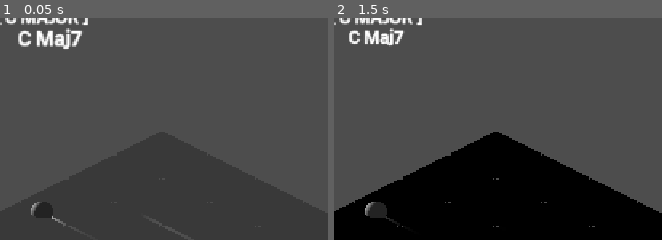
Above: before the commit, frames 1-2 (left to right).
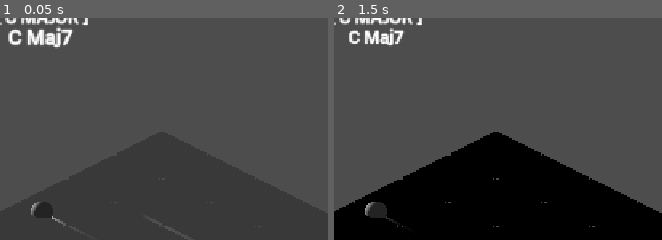
Above: after the commit, the same moments.

Repository: fruitshoo/eartrainer
Game: Godot game, scene res://scenes/main/main.tscn
The game is run twice, just before and just after one commit, with the same random seed, the same clock (stepped at 60 frames per second) and the same inputs. The project has no main scene, so this scene is started directly.
Inputs:
- Up to frame 1 (0.05 s): no input
- Up to frame 2 (1.5 s): click "Play" at 0.5 s; click "slot 1" at 1.25 s
The pictures show only the part of the screen within x 33-83%, y 4-54%; the shares and areas given below are measured in that part.

The runs differ from the first frame. In frame 1, 1.2% of the frame differs, in the area x 2-25%, y 3-14%; in frame 2, nothing differs.
Error in both runs: Invalid access to property or key 'last_string' on a base object of type 'Nil'. (res://scenes/player/player.gd:30)

Commit message:
refactor: enhance jazz billboard with centered pivot, sequencer data source, and fade effects

Diff:
--- a/ui/hud/hud_manager.gd
+++ b/ui/hud/hud_manager.gd
@@ -13,6 +13,7 @@
 # ============================================================
 var _last_chord_text: String = ""
 var _chord_tween: Tween = null
+var _is_animating: bool = false
 
 # ============================================================
 # LIFECYCLE
@@ -20,7 +21,12 @@
 func _ready() -> void:
 	GameManager.settings_changed.connect(_update_display)
 	EventBus.beat_pulsed.connect(_on_beat_pulsed)
+	EventBus.bar_changed.connect(_on_bar_changed)
 	_setup_visual_style()
+	call_deferred("_delayed_setup")
+
+func _delayed_setup() -> void:
+	await get_tree().process_frame
 	_update_display()
 
 # ============================================================
@@ -28,6 +34,9 @@
 # ============================================================
 func _setup_visual_style() -> void:
 	if chord_label:
+		# 피벗을 중앙으로 설정 (애니메이션이 중앙에서 커지도록)
+		chord_label.pivot_offset = chord_label.size / 2.0
+
 		# 글로우 효과를 위한 설정
 		chord_label.add_theme_color_override("font_color", Color(1.0, 0.9, 0.4))
 		chord_label.add_theme_color_override("font_shadow_color", Color(1.0, 0.6, 0.2, 0.5))
@@ -46,19 +55,31 @@
 	var mode_name := "MAJOR" if GameManager.current_mode == MusicTheory.ScaleMode.MAJOR else "MINOR"
 	key_label.text = "[ %s %s ]" % [key_name, mode_name]
 
-	# 코드 표시 (시퀀서 재생 중이면 시퀀서 코드 우선)
-	var chord_root: int
-	var chord_type: String
+	# 코드 표시
+	var chord_root: int = GameManager.current_chord_root
+	var chord_type: String = GameManager.current_chord_type
 
+	# 시퀀서 재생 중이면 현재 슬롯 데이터 사용
 	if EventBus.is_sequencer_playing:
-		chord_root = GameManager.current_chord_root
-		chord_type = GameManager.current_chord_type
+		var sequencer = get_tree().get_first_node_in_group("sequencer")
+		if sequencer:
+			var slot_data = ProgressionManager.get_slot(sequencer.current_step)
+			if slot_data:
+				chord_root = slot_data.root
+				chord_type = slot_data.type
+
+	# 빈 코드 처리
+	if chord_type.is_empty():
+		_fade_out_chord_label()
+		return
 	else:
-		chord_root = GameManager.current_chord_root
-		chord_type = GameManager.current_chord_type
+		chord_label.modulate.a = 1.0
 
 	var root_name := MusicTheory.NOTE_NAMES_CDE[chord_root % 12]
 	var new_text := "%s %s" % [root_name, chord_type]
+
+	# 피벗 재계산 (텍스트 변경 시 size가 바뀔 수 있음)
+	chord_label.pivot_offset = chord_label.size / 2.0
 
 	# 텍스트가 바뀌었으면 애니메이션 실행
 	if new_text != _last_chord_text:
@@ -75,15 +96,17 @@
 	if _chord_tween and _chord_tween.is_running():
 		_chord_tween.kill()
 
+	_is_animating = true
 	_chord_tween = create_tween()
 	_chord_tween.tween_property(chord_label, "scale", Vector2(1.15, 1.15), 0.08) \
 		.set_trans(Tween.TRANS_BACK).set_ease(Tween.EASE_OUT)
 	_chord_tween.tween_property(chord_label, "scale", Vector2(1.0, 1.0), 0.1) \
 		.set_trans(Tween.TRANS_SINE).set_ease(Tween.EASE_IN_OUT)
+	_chord_tween.finished.connect(func(): _is_animating = false)
 
-## 비트 펄스 효과
+## 비트 펄스 효과 (시퀀서 재생 중 + 애니메이션 안 할 때만)
 func _on_beat_pulsed() -> void:
-	if not chord_label:
+	if not chord_label or not EventBus.is_sequencer_playing or _is_animating:
 		return
 
 	var pulse_tween := create_tween()
@@ -91,3 +114,12 @@
 		.set_trans(Tween.TRANS_SINE).set_ease(Tween.EASE_OUT)
 	pulse_tween.tween_property(chord_label, "scale", Vector2(1.0, 1.0), 0.1) \
 		.set_trans(Tween.TRANS_SINE).set_ease(Tween.EASE_IN)
+
+## 마디 변경 시 디스플레이 업데이트
+func _on_bar_changed(_slot_index: int) -> void:
+	_update_display()
+
+## 빈 코드일 때 페이드아웃
+func _fade_out_chord_label() -> void:
+	var fade_tween := create_tween()
+	fade_tween.tween_property(chord_label, "modulate:a", 0.3, 0.2)
--- a/ui/hud/hud_manager.tscn
+++ b/ui/hud/hud_manager.tscn
@@ -34,6 +34,7 @@
 size_flags_horizontal = 4
 size_flags_vertical = 4
 mouse_filter = 2
+alignment = 1
 
 [node name="KeyLabel" type="Label" parent="MainContainer/InfoPanel/VBoxContainer" unique_id=1771035011]
 unique_name_in_owner = true
